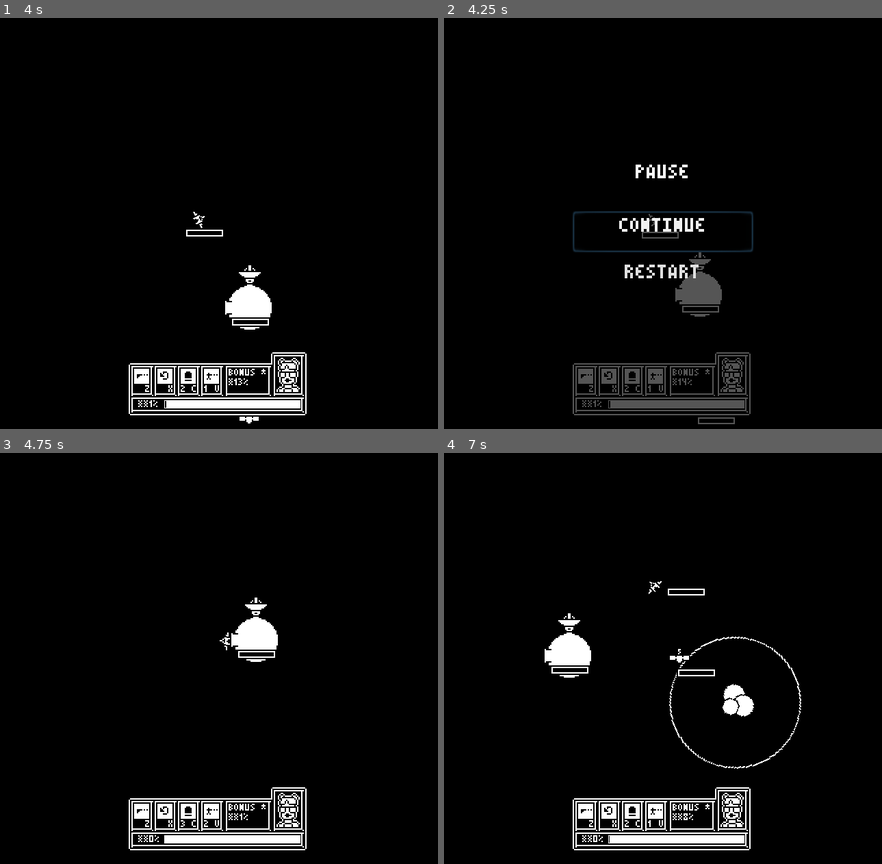
Above: before the commit, frames 1-4 (two rows, left to right).
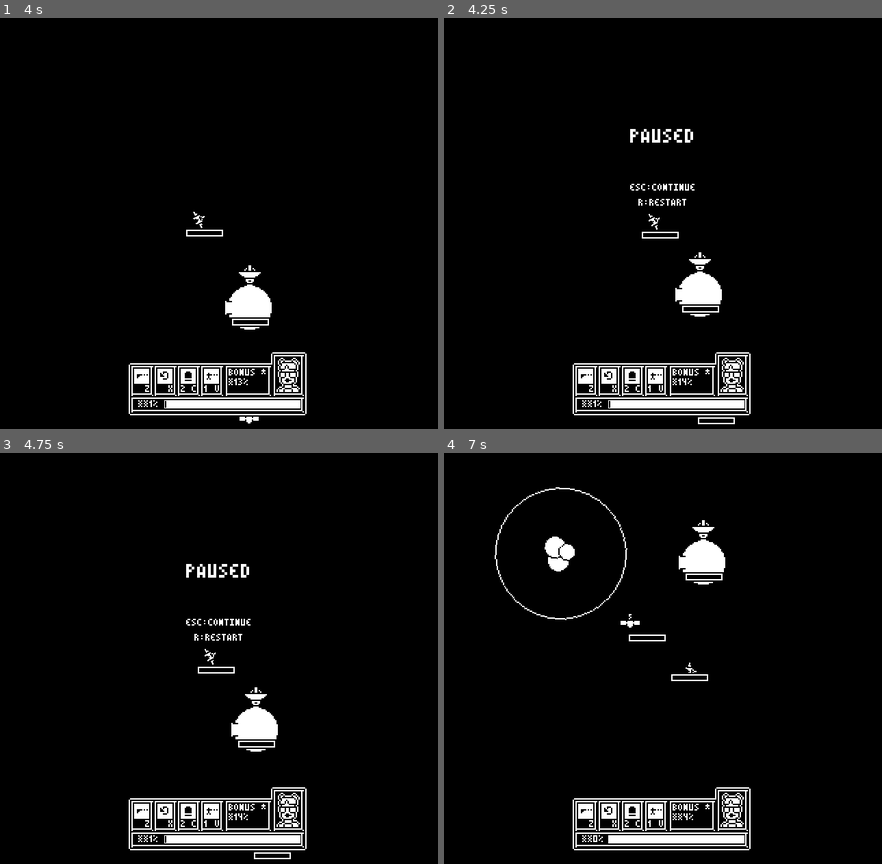
Above: after the commit, the same moments.

Repository: rthurmed/OrbitDefender
Game: Godot game, scene res://src/levels/Main.tscn
Two runs of this game, one before a commit and one after it. Both use one fixed random seed, a clock stepped at 60 frames per second and the inputs below. Sound files missing from this copy of the repository are replaced by a short silence.
Inputs (mouse positions are in pixels of both pictures, inside the frame that each line leads up to):
- Up to frame 1 (4 s): tap C (bomb) at 0.6 s; tap V (deploy_turret) at 1.35 s; hold Up (higher) 2.03-2.78 s; tap X (invert) at 2.85 s; hold Down (lower) from 3.53 s (still down)
- Up to frame 2 (4.25 s): keep holding Down (lower); tap Escape (pause) at 4.15 s
- Up to frame 3 (4.75 s): release Down (lower) at 4.25 s; click (219, 711) at 4.25 s, where only the run before the commit has a clickable "RESTART"
- Up to frame 4 (7 s): tap Z (shoot) at 5.1 s; tap R (reset, bound only after the commit) at 5.65 s; tap C (bomb) at 5.85 s; tap V (deploy_turret) at 6.6 s

Frame 1 is identical in both runs. In frame 2, 5.2% of the frame differs, in the area x 29-71%, y 27-99%; in frame 3, 2.2%; in frame 4, 3.3%.

Commit message:
Removed buttons and transparency from pause menu

Diff:
--- a/project.godot
+++ b/project.godot
@@ -128,6 +128,11 @@
 "events": [ Object(InputEventKey,"resource_local_to_scene":false,"resource_name":"","device":0,"alt":false,"shift":false,"control":false,"meta":false,"command":false,"pressed":false,"scancode":67,"physical_scancode":0,"unicode":0,"echo":false,"script":null)
  ]
 }
+reset={
+"deadzone": 0.5,
+"events": [ Object(InputEventKey,"resource_local_to_scene":false,"resource_name":"","device":0,"alt":false,"shift":false,"control":false,"meta":false,"command":false,"pressed":false,"scancode":82,"physical_scancode":0,"unicode":0,"echo":false,"script":null)
+ ]
+}
 
 [physics]
 
--- a/src/system/Pause.gd
+++ b/src/system/Pause.gd
@@ -2,26 +2,20 @@
 
 
 onready var ui = $UI
-onready var btn_continue = $UI/VBoxContainer/Continue
 
 
-func _input(event):
+func _unhandled_input(event):
 	if event.is_action_released("pause"):
 		paused(not get_tree().paused)
+
+	if (
+		ui.visible and
+		event.is_action_released("reset")
+	):
+		var _ok = get_tree().reload_current_scene()
+		paused(false)
 
 
 func paused(state: bool):
 	get_tree().paused = state
 	ui.visible = state
-
-	if ui.visible:
-		btn_continue.grab_focus()
-
-
-func _on_Continue_pressed():
-	paused(false)
-
-
-func _on_Restart_pressed():
-	paused(false)
-	var _ok = get_tree().reload_current_scene()
--- a/src/system/Pause.tscn
+++ b/src/system/Pause.tscn
@@ -1,7 +1,19 @@
-[gd_scene load_steps=3 format=2]
+[gd_scene load_steps=5 format=2]
 
-[ext_resource path="res://assets/ui/font/ui_font.tres" type="DynamicFont" id=1]
+[ext_resource path="res://assets/ui/font/Last Spaceship.ttf" type="DynamicFontData" id=2]
 [ext_resource path="res://src/system/Pause.gd" type="Script" id=3]
+
+[sub_resource type="DynamicFont" id=2]
+outline_size = 2
+outline_color = Color( 0, 0, 0, 1 )
+font_data = ExtResource( 2 )
+
+[sub_resource type="DynamicFont" id=1]
+size = 8
+outline_size = 2
+outline_color = Color( 0, 0, 0, 1 )
+use_mipmaps = true
+font_data = ExtResource( 2 )
 
 [node name="Pause" type="CanvasLayer"]
 pause_mode = 2
@@ -13,51 +25,25 @@
 anchor_right = 1.0
 anchor_bottom = 1.0
 
-[node name="ColorRect" type="ColorRect" parent="UI"]
+[node name="Label" type="Label" parent="UI"]
+anchor_top = 0.5
 anchor_right = 1.0
-anchor_bottom = 1.0
-color = Color( 0, 0, 0, 0.666667 )
-__meta__ = {
-"_edit_use_anchors_": false
-}
+anchor_bottom = 0.5
+margin_top = -63.0
+margin_bottom = -39.0
+custom_fonts/font = SubResource( 2 )
+text = "PAUSED"
+align = 1
+uppercase = true
 
-[node name="Label" type="Label" parent="UI"]
-anchor_left = 0.5
+[node name="Instruction" type="Label" parent="UI"]
 anchor_top = 0.5
-anchor_right = 0.5
+anchor_right = 1.0
 anchor_bottom = 0.5
-margin_left = -66.0
-margin_top = -45.3669
-margin_right = 66.0
-margin_bottom = -13.3669
-custom_fonts/font = ExtResource( 1 )
-text = "PAUSE"
+margin_top = -26.0
+margin_bottom = 1.0
+custom_fonts/font = SubResource( 1 )
+text = "ESC: continue
+R: Restart"
 align = 1
-
-[node name="VBoxContainer" type="VBoxContainer" parent="UI"]
-anchor_left = 0.5
-anchor_top = 0.5
-anchor_right = 0.5
-anchor_bottom = 0.5
-margin_left = -66.0
-margin_top = -9.0
-margin_right = 66.0
-margin_bottom = 35.0
-
-[node name="Continue" type="Button" parent="UI/VBoxContainer"]
-margin_right = 132.0
-margin_bottom = 30.0
-custom_fonts/font = ExtResource( 1 )
-text = "CONTINUE"
-flat = true
-
-[node name="Restart" type="Button" parent="UI/VBoxContainer"]
-margin_top = 34.0
-margin_right = 132.0
-margin_bottom = 64.0
-custom_fonts/font = ExtResource( 1 )
-text = "RESTART"
-flat = true
-
-[connection signal="pressed" from="UI/VBoxContainer/Continue" to="." method="_on_Continue_pressed"]
-[connection signal="pressed" from="UI/VBoxContainer/Restart" to="." method="_on_Restart_pressed"]
+uppercase = true
